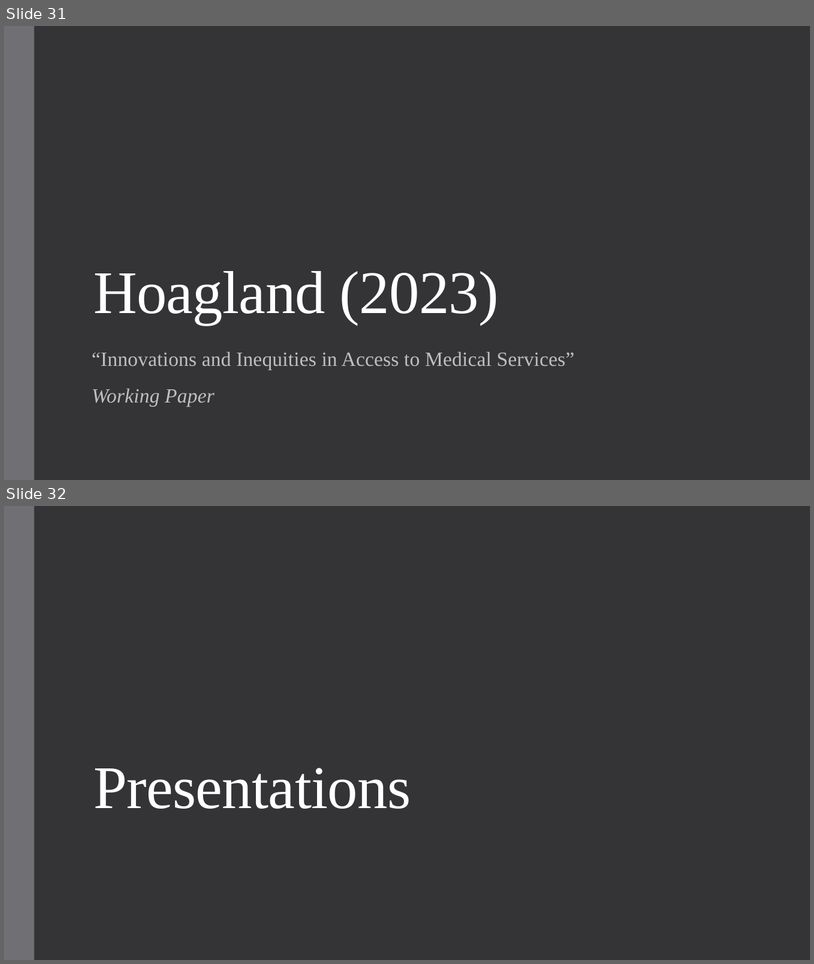
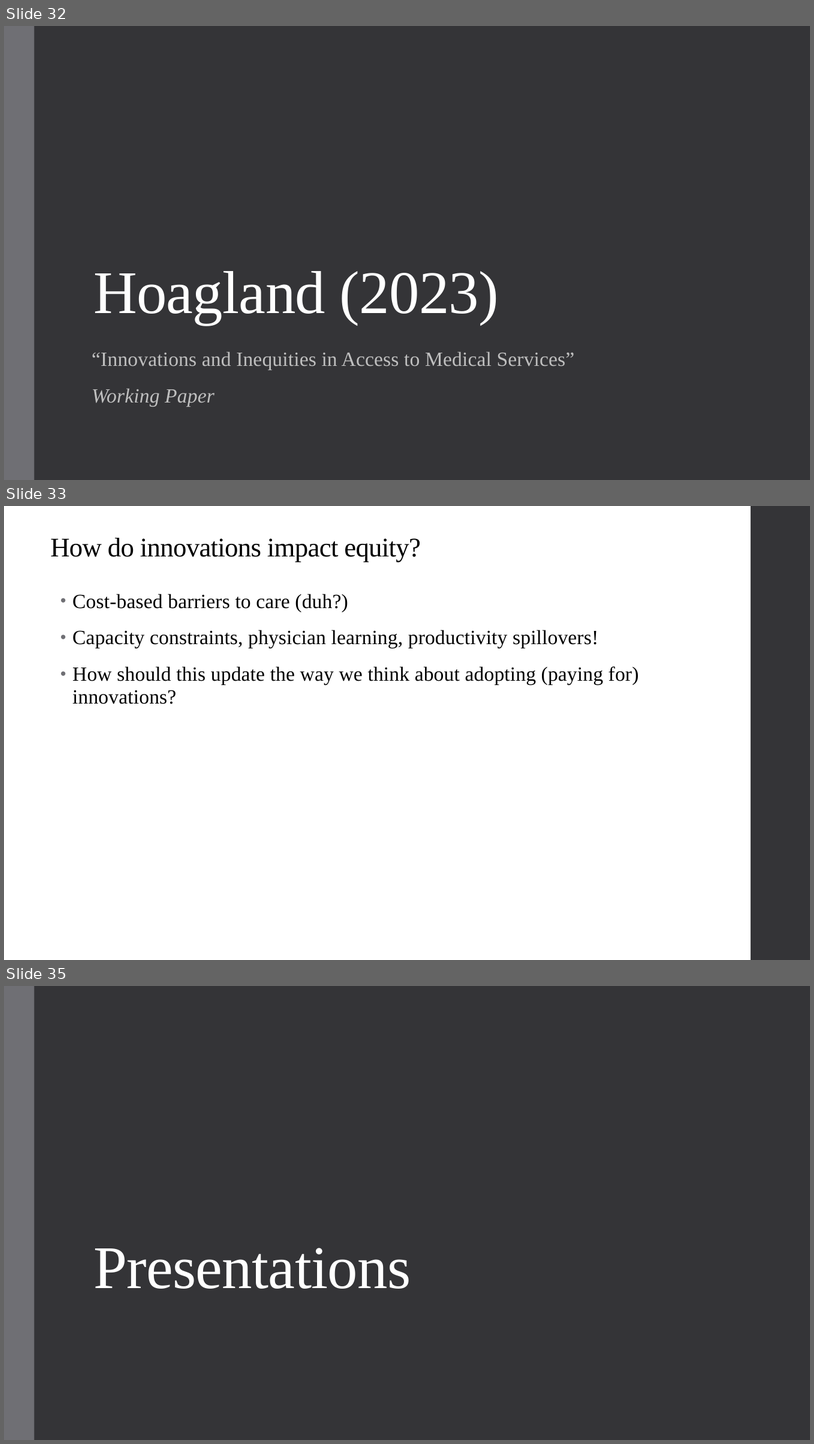
Before and after one commit to alex-hoagland/HAD6750H, a slide deck: Lecture08_HealthEquity/L8Slides_HealthEquity_2023W.pptx. Shown one above the other, each under a label of ours: slides 31 and 32 before the commit, slides 32, 33 and 35 after it; the slides between them are not shown. The pictures are 814x964 and 814x1444 pixels, drawn with LibreOffice and Linux fonts; fonts in the diff are those of the drawing. Boxes give left, top, right and bottom in pixels: in the first picture for what was removed or moved away, otherwise in the second. Text is boxed around its words. In the diff, an @@ line names an element or a change of style, - is before the commit and + after.

```diff
--- a/Lecture08_HealthEquity/L8Slides_HealthEquity_2023W.pptx
+++ b/Lecture08_HealthEquity/L8Slides_HealthEquity_2023W.pptx
@@ slide 33 added at [4,506,810,960], background #FFFFFF @@
@@ rectangle added at [751,506,810,960], fill #353537 @@
@@ title added at [50,538,421,562], 32 pt, text #000000 @@
+How do innovations impact equity?
@@ text added at [72,594,639,704], 24 pt, text #000000 @@
+• Cost-based barriers to care (duh?)
+• Capacity constraints, physician learning, productivity spillovers!
+• How should this update the way we think about adopting (paying for) innovations?
@@ what was slide 31 is now slide 32 @@
@@ what was slide 32 is now slide 35 @@
```
Also in this commit, not shown: 2 other slides added, 8 other files.
